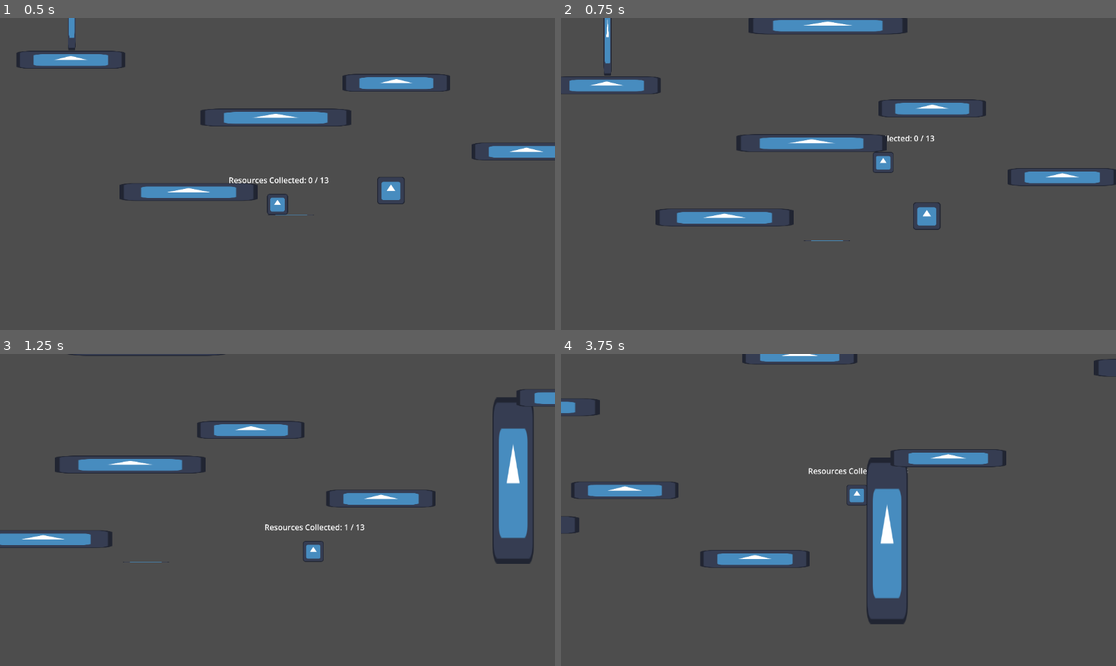
Above: before the commit, frames 1-4 (two rows, left to right).
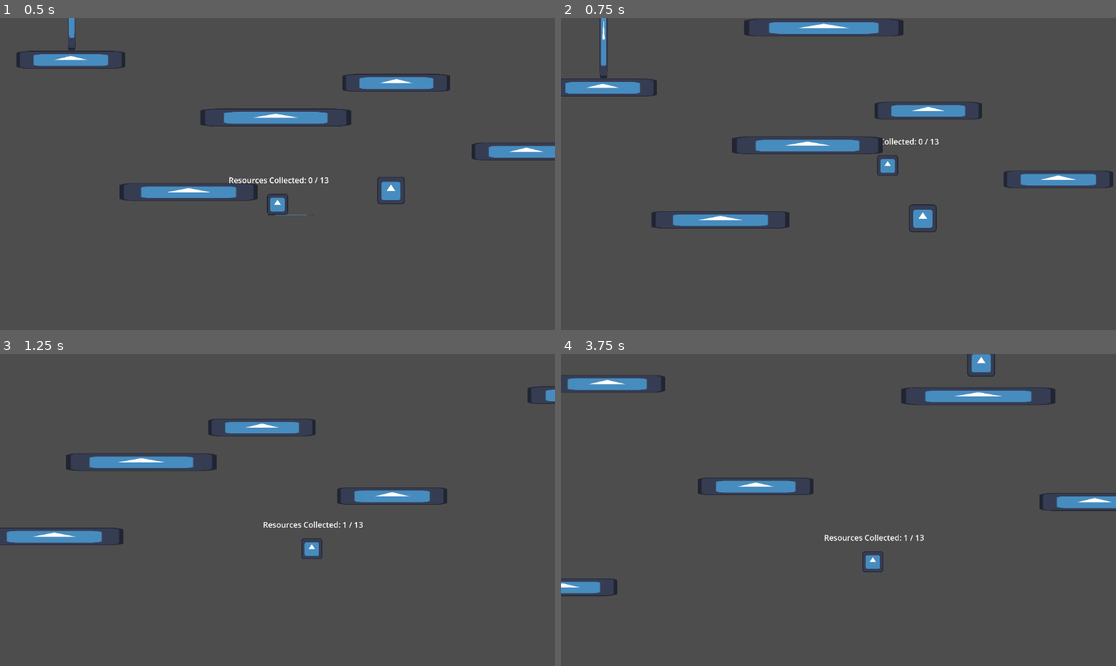
Above: after the commit, the same moments.

Repository: Atlus06/Planet-Trotter
Game: Godot game, scene res://Scenes/main.tscn
Same seed, same stepped clock (60 frames per second), same inputs: the game is played once before the commit and once after it. The engine's default icon, where the game draws it, is replaced by a stand-in: a white triangle on a blue panel in a dark square.
Inputs (mouse positions are in pixels of both pictures, inside the frame that each line leads up to):
- Up to frame 1 (0.5 s): no input
- Up to frame 2 (0.75 s): tap Enter at 0.5 s; move the mouse to (960, 158) at 0.52 s; hold D (move_right) from 0.53 s (still down); hold W (jump) from 0.53 s (still down); tap Space (dash) at 0.6 s; click (960, 158) at 0.67 s
- Up to frame 3 (1.25 s): keep holding D (move_right); keep holding W (jump)
- Up to frame 4 (3.75 s): move the mouse to (727, 525) at 1.27 s; release W (jump) at 1.28 s; tap W (jump) at 1.35, 1.52, 1.82, 2.3, 3.02, 3.32 s; tap Space (dash) at 1.55, 3.05, 3.6 s; move the mouse to (894, 441) at 2.02 s; release D (move_right) at 2.03 s; hold A (move_left) 2.03-2.78 s; hold P (cam_zoom, bound only after the commit) 2.03-2.78 s; move the mouse to (810, 572) at 2.77 s; hold D (move_right) from 2.78 s (still down); tap Shift (cam_zoom, bound only before the commit) at 2.85 s; click (810, 572) at 2.92 s; move the mouse to (1005, 556) at 3.52 s; hold W (jump) from 3.53 s (still down)

Frame 1 is identical in both runs. In frame 2, 4.8% of the frame differs, in the area x 0-100%, y 0-72%; in frame 3, 6.1%; in frame 4, 8.9%, in the area x 0-100%, y 0-87%.

Commit message:
added slide and directional dash

Diff:
--- a/Scenes/main.tscn
+++ b/Scenes/main.tscn
@@ -112,11 +112,6 @@
 scale = Vector2(2.62, 2.62)
 script = null
 
-[node name="Wall17" parent="Walls" unique_id=837983491 instance=ExtResource("3_jjvhh")]
-position = Vector2(1571, 648)
-scale = Vector2(2.62, 2.62)
-script = null
-
 [node name="Wall2" parent="Walls" unique_id=568048667 instance=ExtResource("3_jjvhh")]
 position = Vector2(350, -407)
 scale = Vector2(0.5, 0.5)
--- a/Scenes/player.tscn
+++ b/Scenes/player.tscn
@@ -26,10 +26,13 @@
 position_smoothing_enabled = true
 
 [node name="DashTimer" type="Timer" parent="." unique_id=2069224292]
-wait_time = 0.2
+wait_time = 0.1
 
 [node name="WallJump" type="Timer" parent="." unique_id=1170025154]
 wait_time = 0.22
+
+[node name="DashCooldown" type="Timer" parent="." unique_id=1726882952]
+wait_time = 1.5
 
 [node name="Input_Component" type="Node" parent="." unique_id=190985975]
 unique_name_in_owner = true
@@ -40,7 +43,6 @@
 unique_name_in_owner = true
 script = ExtResource("1_6t5aa")
 body = NodePath("..")
-dash_velo = -1200.0
 metadata/_custom_type_script = "uid://bm3g6uero38h7"
 
 [node name="Gravity_Component" type="Node" parent="." unique_id=1236906400]
@@ -64,3 +66,4 @@
 
 [connection signal="timeout" from="DashTimer" to="Movement_Component" method="_on_dash_timer_timeout"]
 [connection signal="timeout" from="WallJump" to="Movement_Component" method="_on_wall_jump_timeout"]
+[connection signal="timeout" from="DashCooldown" to="Movement_Component" method="_on_dash_cooldown_timeout"]
--- a/Scripts/InputComponent.gd
+++ b/Scripts/InputComponent.gd
@@ -1,9 +1,10 @@
 class_name Input_Component extends Node
 
 var move_direction: float
+var aim_direction: float
 var jump_pressed := false
 var dash_pressed := false
-var up_held := 0
+var slide_pressed := false
 
 var camera_look = Vector2.ZERO
 var cam_zoom = false
@@ -11,9 +12,10 @@
 func update() -> void:
 	#character movement
 	move_direction = Input.get_axis("move_left", "move_right")
+	aim_direction = Input.get_axis("jump", "down")
 	jump_pressed = Input.is_action_just_pressed("jump")
 	dash_pressed = Input.is_action_just_pressed("dash")
-	up_held = Input.is_action_pressed("jump")
+	slide_pressed = Input.is_action_pressed("slide")
 
 	#camera movement
 	camera_look.x = Input.get_axis("look_left","look_right")
--- a/Scripts/MovementComponent.gd
+++ b/Scripts/MovementComponent.gd
@@ -1,28 +1,41 @@
 class_name Movement_Component extends Node
 @onready var dash_timer: Timer = $"../DashTimer"
 @onready var wall_jump: Timer = $"../WallJump"
+@onready var dash_cooldown: Timer = $"../DashCooldown"
 
 @export var body: CharacterBody2D
 @export var speed := 500.0
 @export var jump_velo := -900.0
 #@export var wall_jump_velo = -1100.0
-@export var dash_velo := 15.0
+@export var dash_velo := -1500.0
 
 var direction: float
+
 var jumping := false
-var jump_held := 0
+var Ydirection: float
 var CanJump := false
+var is_wall_jumping := false
+
 var wants_dash := false
 var is_dashing := false
-var is_wall_jumping := false
 var CanDash := false
+
+var wants_crouch := false
+var wants_slide := false
+var is_sliding := false
+var canslide := true
+var slide_speed: float
+var slide_stop_tres := 100.0
+var slide_deceleration := 50.0
+var initial_slide_velo := 1500.0
+var min_slide_tres := 200.0
 
 func update(delta: float) -> void:
 	#if no body then no moevement
 	if body == null:
 		return
 	#skips everything to let dash/walljump finish
-	if is_dashing or is_wall_jumping:
+	if is_dashing or is_wall_jumping or is_sliding:
 		body.move_and_slide()
 		return
 
@@ -46,13 +59,14 @@
 	#dash
 	if wants_dash and CanDash == true:
 		dash_timer.start()
-		var dash_dir = Vector2(-direction,jump_held)
+		var dash_dir = Vector2(-direction,-Ydirection)
 		if dash_dir == Vector2(0,0):
 			dash_dir = Vector2(0,1)
 		body.velocity = dash_dir * dash_velo
 
 		CanDash = false
 		is_dashing = true
+
 
 	#wall clinging
 	if body.is_on_wall():
@@ -70,12 +84,46 @@
 			wall_jump.start()
 			is_wall_jumping = true
 
+	handle_slide(delta)
+
 	body.move_and_slide()
+
+
+
+func handle_slide(delta: float) -> void:
+		#slide/ crouch
+	#if wants_slide and direction == 0:
+		#wants_crouch = true
+
+	if body.is_on_floor() and wants_slide and abs(body.velocity.x) > min_slide_tres and canslide:
+		if is_sliding == false:
+			is_sliding = true
+			print("slide started")
+			dash_cooldown.start()
+			canslide = false
+
+			body.velocity.x = initial_slide_velo * body.velocity.normalized().x
+
+	if is_sliding:
+		body.velocity.x = move_toward(body.velocity.x, 0, slide_deceleration)
+
+		if abs(body.velocity.x) <= slide_stop_tres:
+			stop_sliding()
+			print("slide stopped: stop treshold")
+		elif wants_slide == false:
+			stop_sliding()
+			print("slide stopped: button released")
+
 
 
 func _on_dash_timer_timeout() -> void:
 	is_dashing = false
 
-
 func _on_wall_jump_timeout() -> void:
 	is_wall_jumping = false
+
+func stop_sliding() -> void:
+	is_sliding = false
+
+func _on_dash_cooldown_timeout() -> void:
+	canslide = true
--- a/Scripts/player.gd
+++ b/Scripts/player.gd
@@ -12,9 +12,11 @@
 
 	#Handles movement
 	movement_component.direction = input_component.move_direction
+	movement_component.Ydirection = input_component.aim_direction
 	movement_component.jumping = input_component.jump_pressed
 	movement_component.wants_dash = input_component.dash_pressed
-	movement_component.jump_held = input_component.up_held
+	movement_component.wants_slide = input_component.slide_pressed
+	movement_component.handle_slide(delta)
 	movement_component.update(delta)
 
 	#applies gravity
--- a/project.godot
+++ b/project.godot
@@ -44,6 +44,11 @@
 "events": [Object(InputEventKey,"resource_local_to_scene":false,"resource_name":"","device":-1,"window_id":0,"alt_press …(192 unchanged characters)…
 ]
 }
+down={
+"deadzone": 0.2,
+"events": [Object(InputEventKey,"resource_local_to_scene":false,"resource_name":"","device":-1,"window_id":0,"alt_pressed":false,"shift_pressed":false,"ctrl_pressed":false,"meta_pressed":false,"pressed":false,"keycode":0,"physical_keycode":83,"key_label":0,"unicode":115,"location":0,"echo":false,"script":null)
+]
+}
 dash={
 "deadzone": 0.2,
 "events": [Object(InputEventKey,"resource_local_to_scene":false,"resource_name":"","device":-1,"window_id":0,"alt_press …(191 unchanged characters)…
@@ -71,6 +76,11 @@
 }
 cam_zoom={
 "deadzone": 0.2,
+"events": [Object(InputEventKey,"resource_local_to_scene":false,"resource_name":"","device":-1,"window_id":0,"alt_pressed":false,"shift_pressed":false,"ctrl_pressed":false,"meta_pressed":false,"pressed":false,"keycode":0,"physical_keycode":80,"key_label":0,"unicode":112,"location":0,"echo":false,"script":null)
+]
+}
+slide={
+"deadzone": 0.2,
 "events": [Object(InputEventKey,"resource_local_to_scene":false,"resource_name":"","device":-1,"window_id":0,"alt_press …(195 unchanged characters)…
 ]
 }
